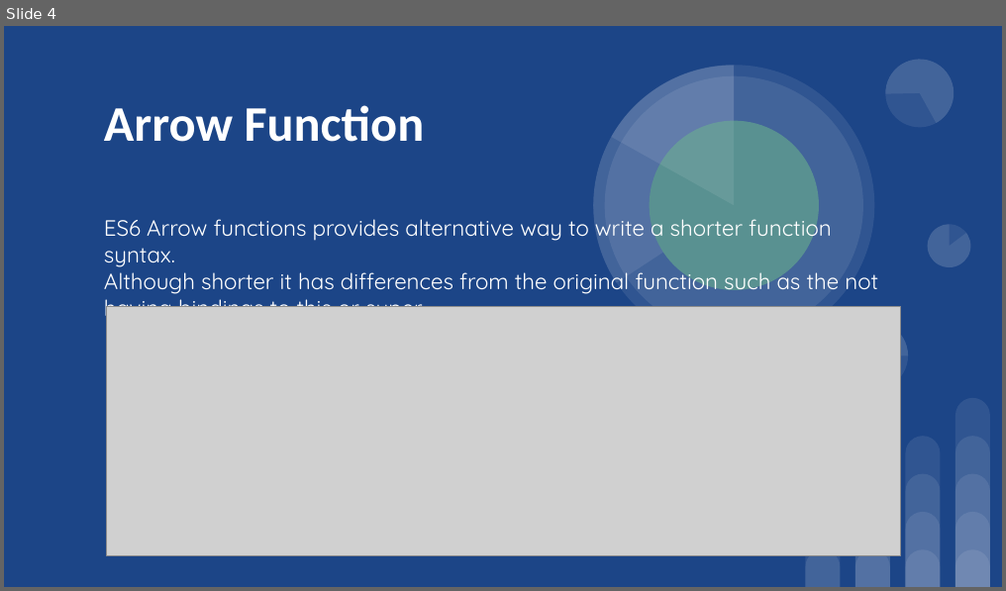
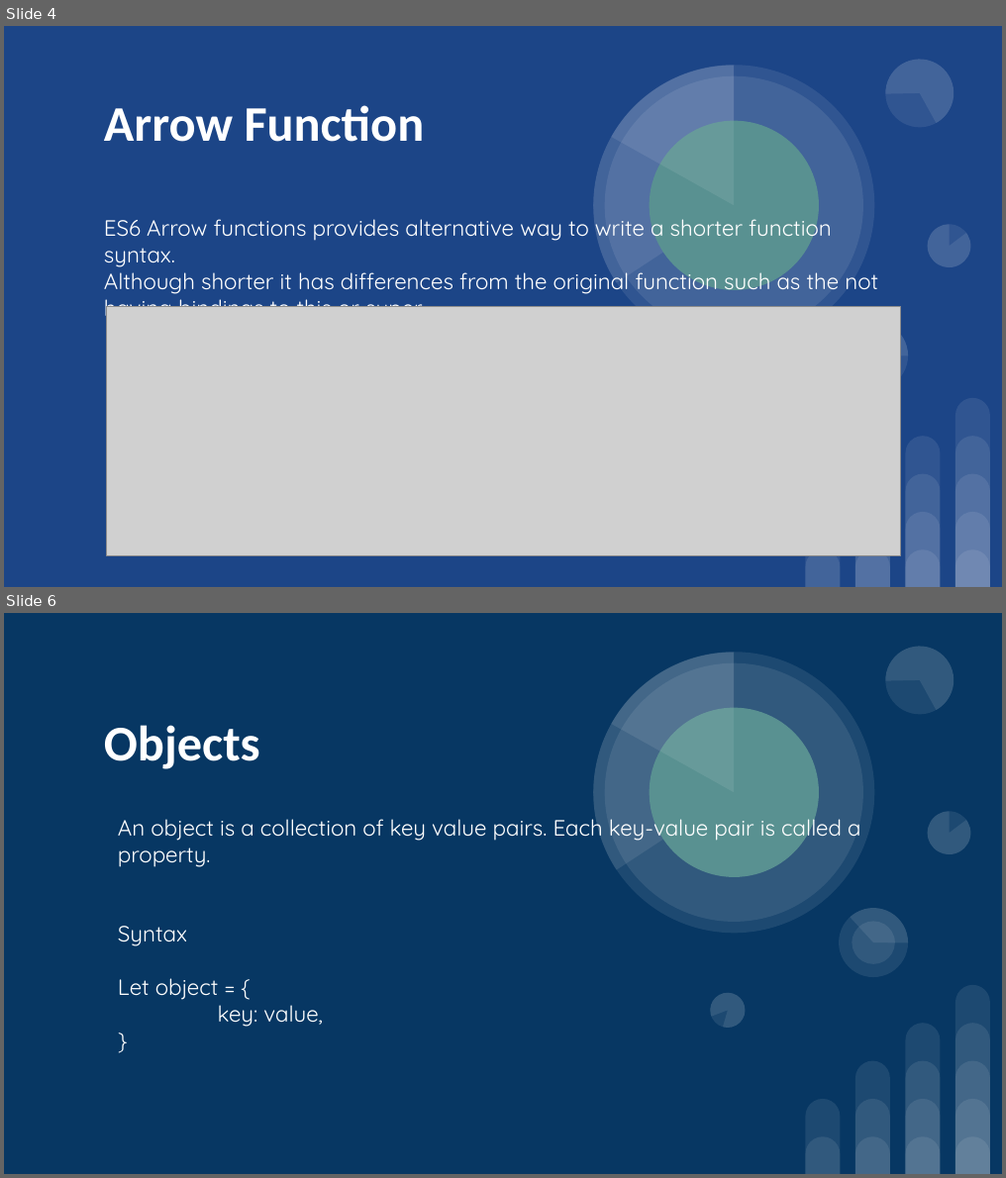
Before and after one commit to Sufyan-codes/FlexiSaf-Internship, a slide deck: Task 1/FlexiSaf Internship Task 1.pptx. Shown one above the other, each under a label of ours: slide 4 before the commit, slides 4 and 6 after it; the slides between them are not shown. The pictures are 1006x591 and 1006x1178 pixels, drawn with LibreOffice and Linux fonts; fonts in the diff are those of the drawing; grey boxes stand for pictures. Boxes give left, top, right and bottom in pixels: in the first picture for what was removed or moved away, otherwise in the second. Text is boxed around its words. In the diff, an @@ line names an element or a change of style, - is before the commit and + after.

```diff
--- a/Task 1/FlexiSaf Internship Task 1.pptx
+++ b/Task 1/FlexiSaf Internship Task 1.pptx
@@ slide 6 added at [4,613,1002,1174], background #073763; not listed: 25 template elements that a slide beside it also shows @@
@@ title added at [104,725,260,769], 36 pt, text #FFFFFF, bold @@
+Objects
@@ subtitle added at [118,813,860,1027], 16 pt, text #FFFFFF @@
+An object is a collection of key value pairs. Each key-value pair is called a property.
+Syntax
+Let object = {
+key: value,
+}
@@ ellipse added at [852,921,895,964], fill #FFFFFF at 9% opacity @@
@@ ellipse added at [706,989,749,1033], fill #FFFFFF at 9% opacity @@
@@ pie slice (boxed as its full ellipse) added at [706,989,749,1033], fill #FFFFFF at 9% opacity @@
```
Also in this commit, not shown: 2 slides changed, 1 other slide added, 2 slides removed, 1 other file.
